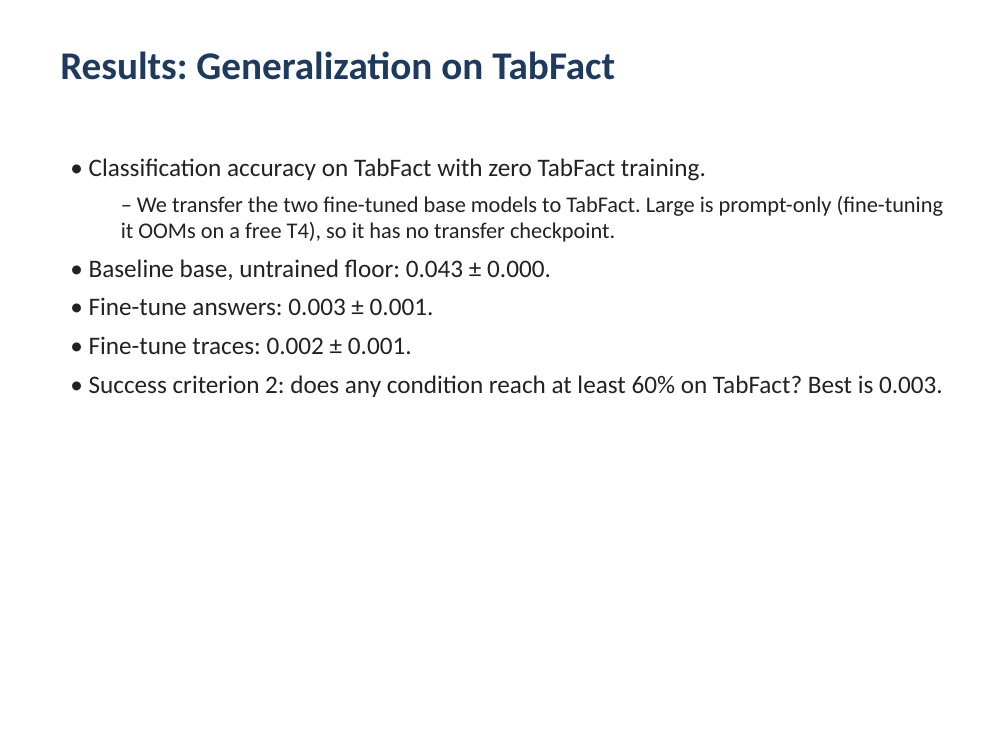
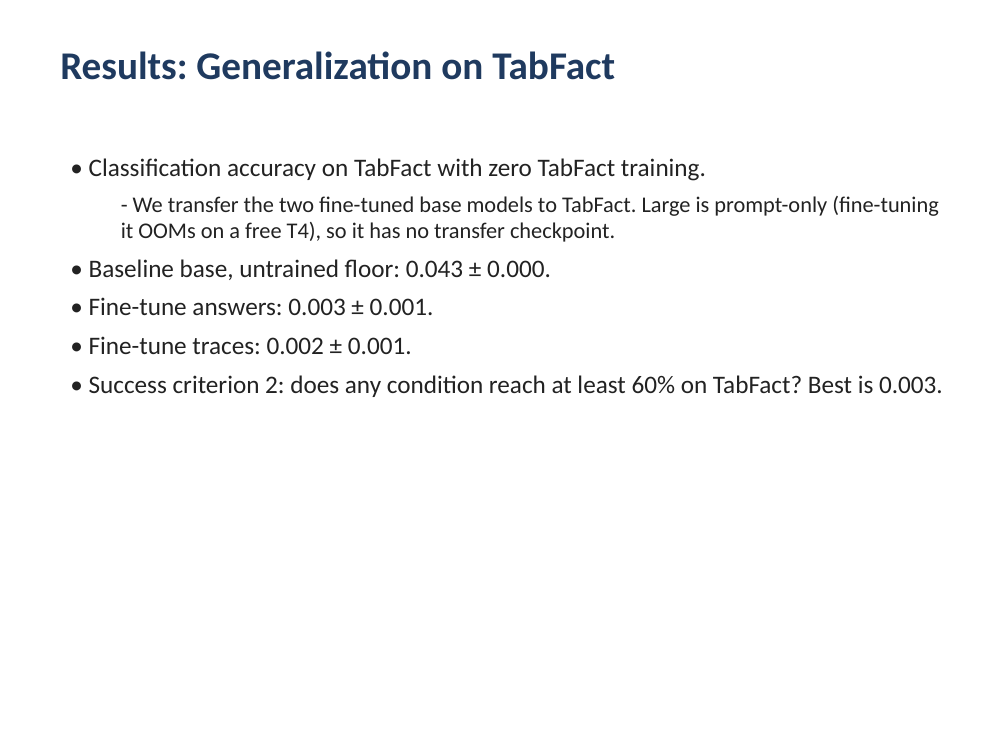
Before and after one commit to adiseshvsanklapur/ECS111FinalProject, a slide deck: slide 8 of slides/ECS111_slides.pptx. Drawn at 1008x756 pixels with LibreOffice and Linux fonts; fonts in the diff are those of the drawing. Boxes give left, top, right and bottom in pixels: in the first picture for what was removed or moved away, otherwise in the second. Text is boxed around its words. In the diff, an @@ line names an element or a change of style, - is before the commit and + after.

Commit message:
docs: de-slop results guide and slide/notebook generators, regenerate artifacts
Remove em/en dashes and buzzwords from results/README, the slide text, and the
notebook generators, then regenerate the deck and notebooks so the rendered
output matches. No tokens, numbers, or logic changed.

```diff
--- a/slides/ECS111_slides.pptx
+++ b/slides/ECS111_slides.pptx
@@ text at [121,196,939,242]: text changed @@
-  – We transfer the two fine-tuned base models to TabFact. Large is prompt-only (fine-tuning it OOMs on a free T4), so it has no transfer checkpoint.
+  - We transfer the two fine-tuned base models to TabFact. Large is prompt-only (fine-tuning it OOMs on a free T4), so it has no transfer checkpoint.
```
Also in this commit, not shown: 4 other slides changed, 10 other files.
